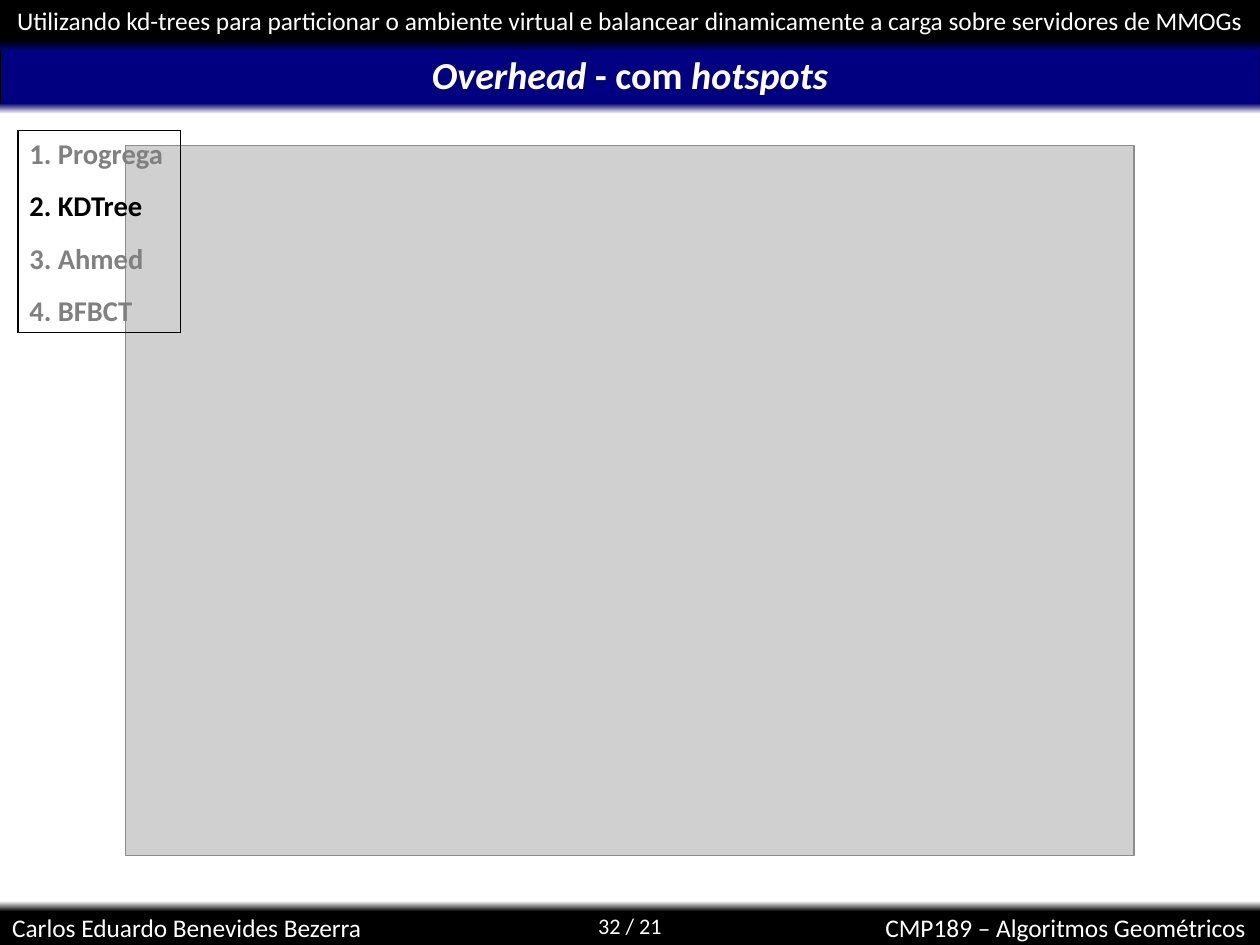
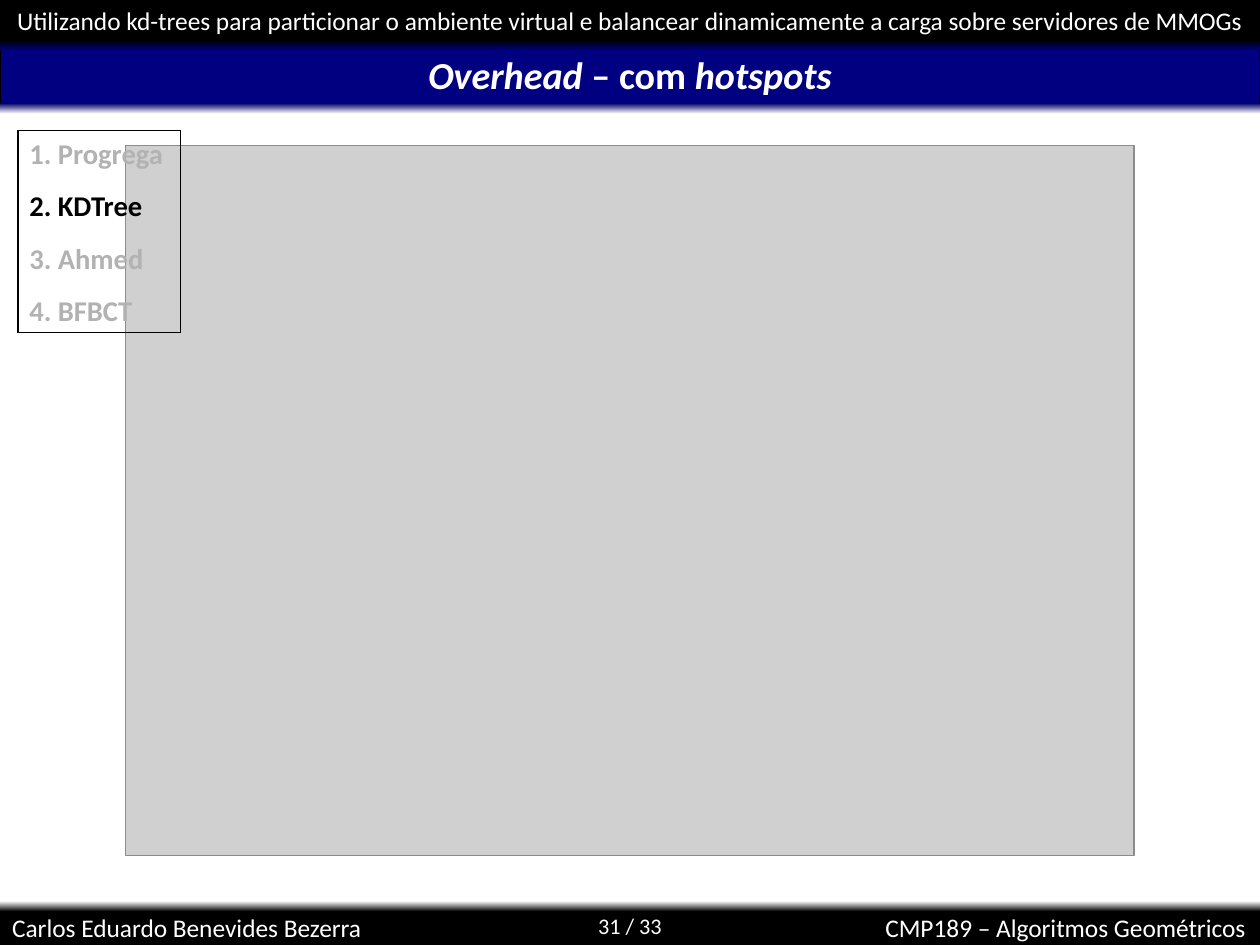
Before and after one commit to kdubezerra/kdubezerra, a slide deck: slide 31 of disciplinas/cmp189/apresentacaoTrabalhoFinal.ppt (slide 32 before the commit). Drawn at 1260x945 pixels with LibreOffice and Linux fonts; fonts in the diff are those of the drawing; grey boxes stand for pictures; background and template pictures are left out. Boxes give left, top, right and bottom in pixels: in the first picture for what was removed or moved away, otherwise in the second. Text is boxed around its words. In the diff, an @@ line names an element or a change of style, - is before the commit and + after.

```diff
--- a/disciplinas/cmp189/apresentacaoTrabalhoFinal.ppt
+++ b/disciplinas/cmp189/apresentacaoTrabalhoFinal.ppt
@@ title at (428,62,832,95): text changed @@
-Overhead - com hotspots
+Overhead – com hotspots
@@ text in rectangle at (29,145,163,328): text colour #808080 to #B2B2B2 in "1. Progrega", "3. Ahmed", "4. BFBCT" @@
@@ page number at (598,919,662,934): text changed @@
-32 / 21
+31 / 33
```
Also in this commit, not shown: 7 other slides changed, 2 slides added, 1 slide removed.
